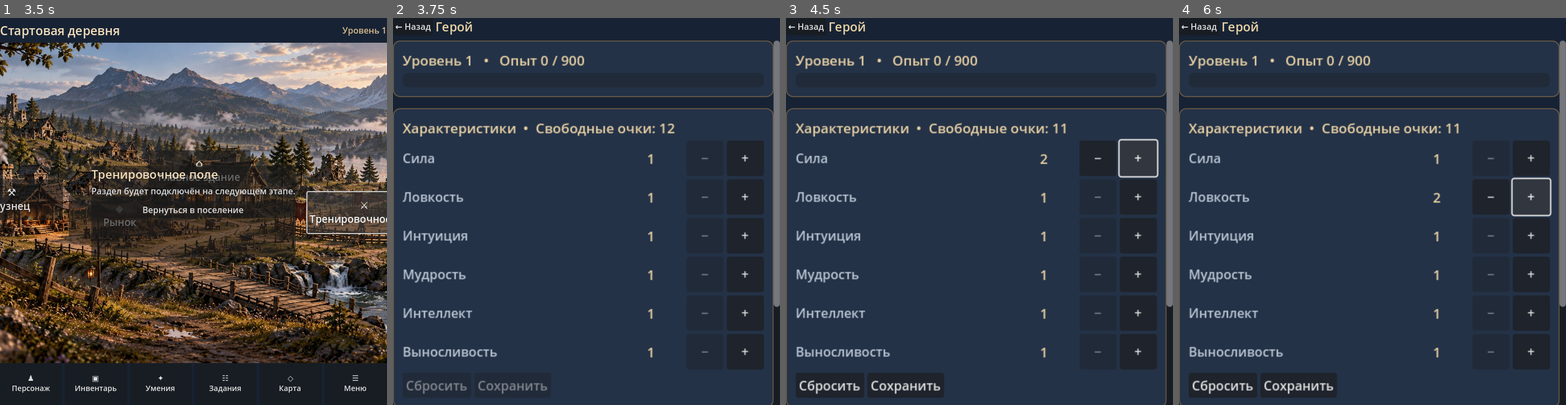
Above: before the commit, frames 1-4 (left to right).
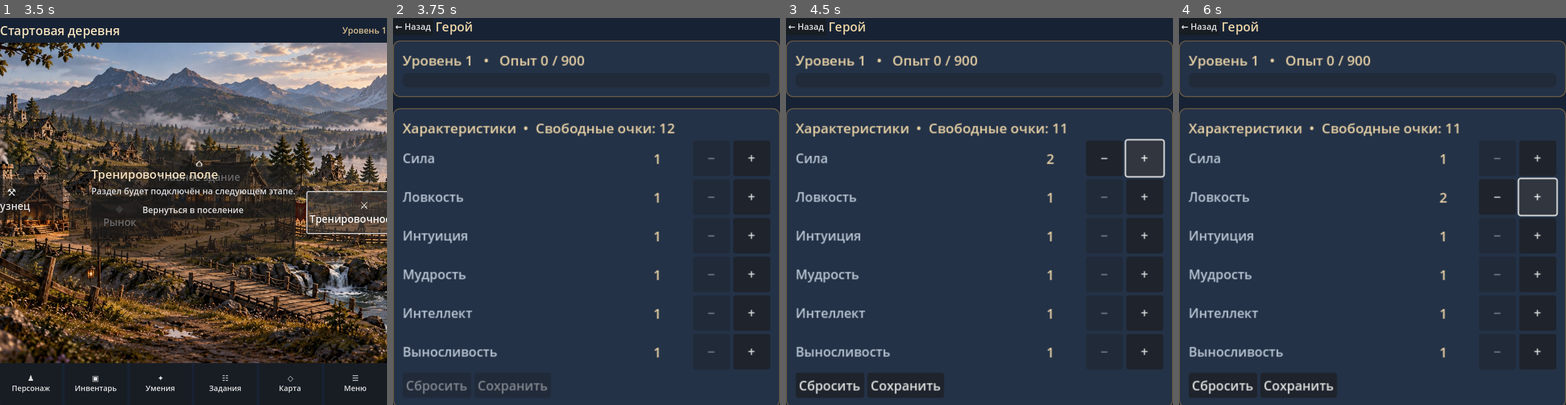
Above: after the commit, the same moments.

Repository: Archoniou1987/Battle-of-Artheon
Game: Godot game, scene res://scenes/main/main.tscn
The game is run twice, just before and just after one commit, with the same random seed, the same clock (stepped at 60 frames per second) and the same inputs.
Inputs:
- Up to frame 1 (3.5 s): click "⚒ Кузнец" at 0.5 s; click "◆ Рынок" at 1.25 s; click "⌂ Главное здание" at 2 s; click "⚔ Тренировочное поле" at 2.75 s
- Up to frame 2 (3.75 s): click "♟ Персонаж" at 3.5 s
- Up to frame 3 (4.5 s): click "+" at 4.25 s
- Up to frame 4 (6 s): click "−" at 5 s; click "+" at 5.75 s

Frame 1 is identical in both runs. In frame 2, 3.5% of the frame differs, in the area x 65-100%, y 5-100%; in frame 3, 3.8%; in frame 4, 3.8%.

Commit message:
ui: match character two-panel responsive layout to inventory

Diff:
--- a/ui/character/character_screen.gd
+++ b/ui/character/character_screen.gd
@@ -28,6 +28,8 @@
 var resistance_section: VBoxContainer
 var square_host: Control
 var square_content: Control
+var layout_row: BoxContainer
+var details_panel: PanelContainer
 
 func _init(p_character: CharacterState = null) -> void:
 	character = p_character
@@ -51,6 +53,9 @@
 	title_label = _label("Персонаж", 23, GOLD)
 	title_label.size_flags_horizontal = Control.SIZE_EXPAND_FILL
 	header.add_child(title_label)
+	layout_row = BoxContainer.new()
+	layout_row.size_flags_vertical = Control.SIZE_EXPAND_FILL
+	root.add_child(layout_row)
 	var scroll := ScrollContainer.new()
 	scroll.size_flags_vertical = Control.SIZE_EXPAND_FILL
 	square_host = Control.new()
@@ -58,7 +63,7 @@
 	square_host.clip_contents = true
 	square_host.size_flags_horizontal = Control.SIZE_SHRINK_CENTER
 	square_host.size_flags_vertical = Control.SIZE_SHRINK_BEGIN
-	root.add_child(square_host)
+	layout_row.add_child(square_host)
 	square_content = Control.new()
 	square_content.name = "SquareContent"
 	square_content.custom_minimum_size = Vector2(480, 480)
@@ -119,14 +124,12 @@
 	save_button.text = "Сохранить"
 	save_button.pressed.connect(_save_pending)
 	actions.add_child(save_button)
-	var combat_card := _panel()
-	body.add_child(combat_card)
-	combat_section = VBoxContainer.new()
-	combat_card.add_child(combat_section)
-	var resist_card := _panel()
-	body.add_child(resist_card)
-	resistance_section = VBoxContainer.new()
-	resist_card.add_child(resistance_section)
+	# Reserved adaptive panel: detailed character statistics will be designed later.
+	details_panel = _panel()
+	details_panel.name = "CharacterDetailsPanel"
+	details_panel.size_flags_horizontal = Control.SIZE_EXPAND_FILL
+	details_panel.size_flags_vertical = Control.SIZE_EXPAND_FILL
+	layout_row.add_child(details_panel)
 	refresh()
 	resized.connect(_apply_layout)
 	call_deferred("_apply_layout")
@@ -134,9 +137,16 @@
 func _apply_layout() -> void:
 	if square_host == null or square_content == null:
 		return
+	var portrait := size.y > size.x
+	layout_row.vertical = portrait
+	layout_row.add_theme_constant_override("separation", 10)
 	var square_size := maxf(1.0, minf(size.x, size.y))
 	square_host.custom_minimum_size = Vector2(square_size, square_size)
+	square_host.size_flags_horizontal = Control.SIZE_SHRINK_CENTER
+	square_host.size_flags_vertical = Control.SIZE_SHRINK_BEGIN
 	square_content.scale = Vector2.ONE * (square_size / 480.0)
+	# In portrait the flexible panel follows below; in landscape it fills the right side.
+	details_panel.custom_minimum_size = Vector2.ZERO
 
 func _panel() -> PanelContainer:
 	var panel := PanelContainer.new()
@@ -194,7 +204,7 @@
 		(stat_minus_buttons[stat] as Button).disabled = int(progression.pending_stats.get(stat, 0)) <= 0
 	save_button.disabled = progression.pending_stats.is_empty()
 	reset_button.disabled = progression.pending_stats.is_empty()
-	_refresh_derived_sections()
+	# Detailed combat and resistance readouts belong to the future adaptive panel.
 
 func _refresh_derived_sections() -> void:
 	for child in combat_section.get_children():
